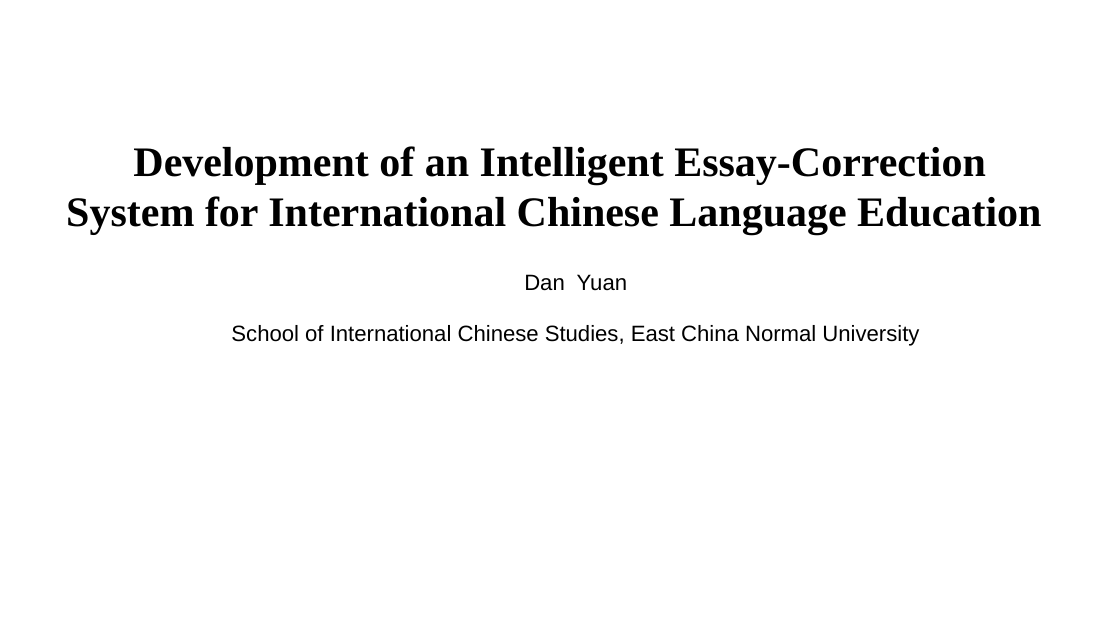
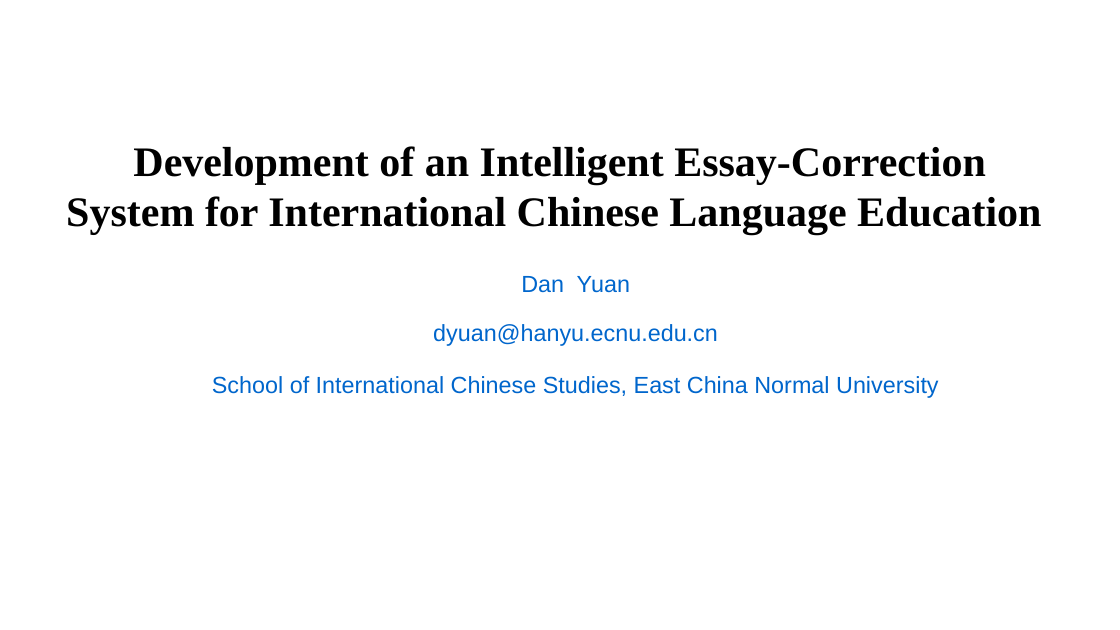
Before and after one commit to xiaoAugenstern/Multi-LLL-2026, a slide deck: slide 1 of assets/presentations/multilll-07-dan-yuan-essay-correction.pptx. Drawn at 1120x630 pixels with LibreOffice and Linux fonts; fonts in the diff are those of the drawing; background and template pictures are left out. Boxes give left, top, right and bottom in pixels: in the first picture for what was removed or moved away, otherwise in the second. Text is boxed around its words. In the diff, an @@ line names an element or a change of style, - is before the commit and + after.

Commit message:
Add Ground Before Correcting slides and update Dan Yuan presentation

```diff
--- a/assets/presentations/multilll-07-dan-yuan-essay-correction.pptx
+++ b/assets/presentations/multilll-07-dan-yuan-essay-correction.pptx
@@ text at <box>212,276,938,398</box>: size 19 to 20 pt, text colour #000000 to #0066CC in "Dan Yuan", "School of International Chinese Studies, East China ..." @@
@@ text at <box>433,324,718,346</box>: paragraph added @@
+dyuan@hanyu.ecnu.edu.cn
```
Also in this commit, not shown: 6 other slides changed, 1 slide added, 2 slides removed, 2 other files.
